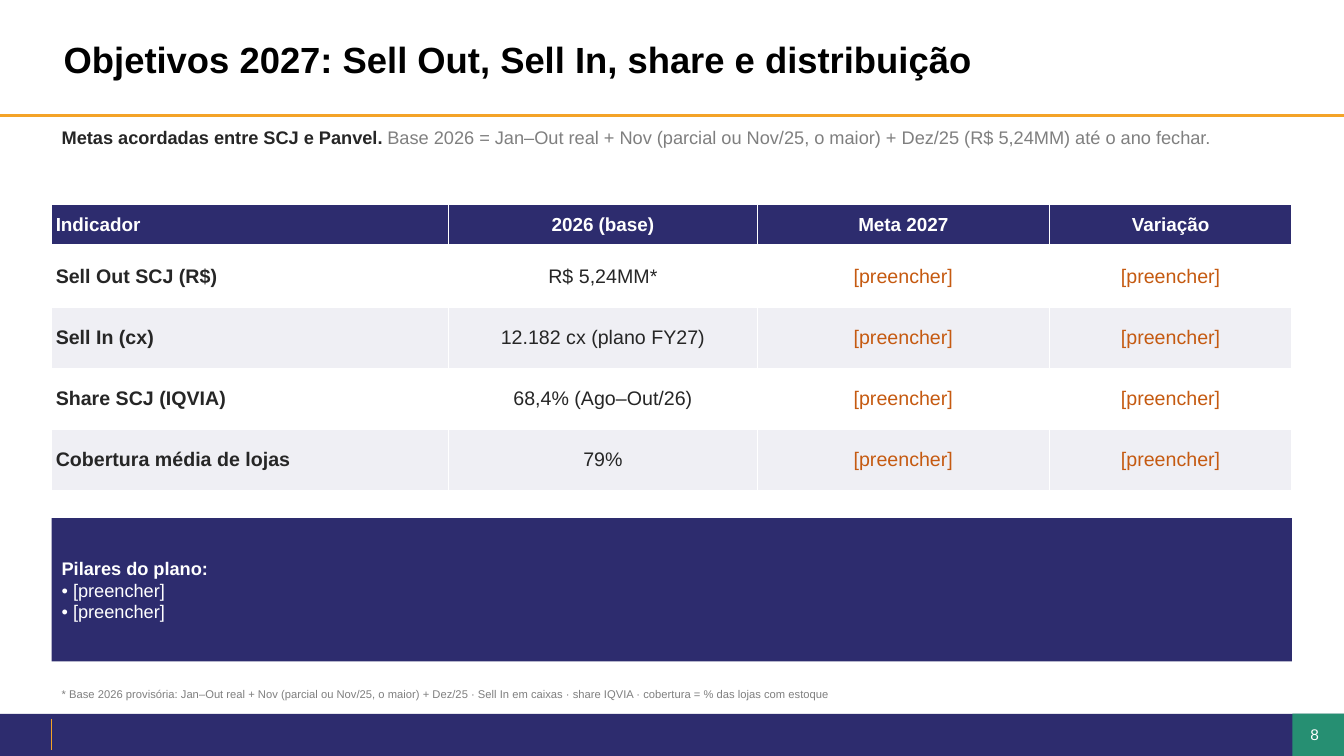
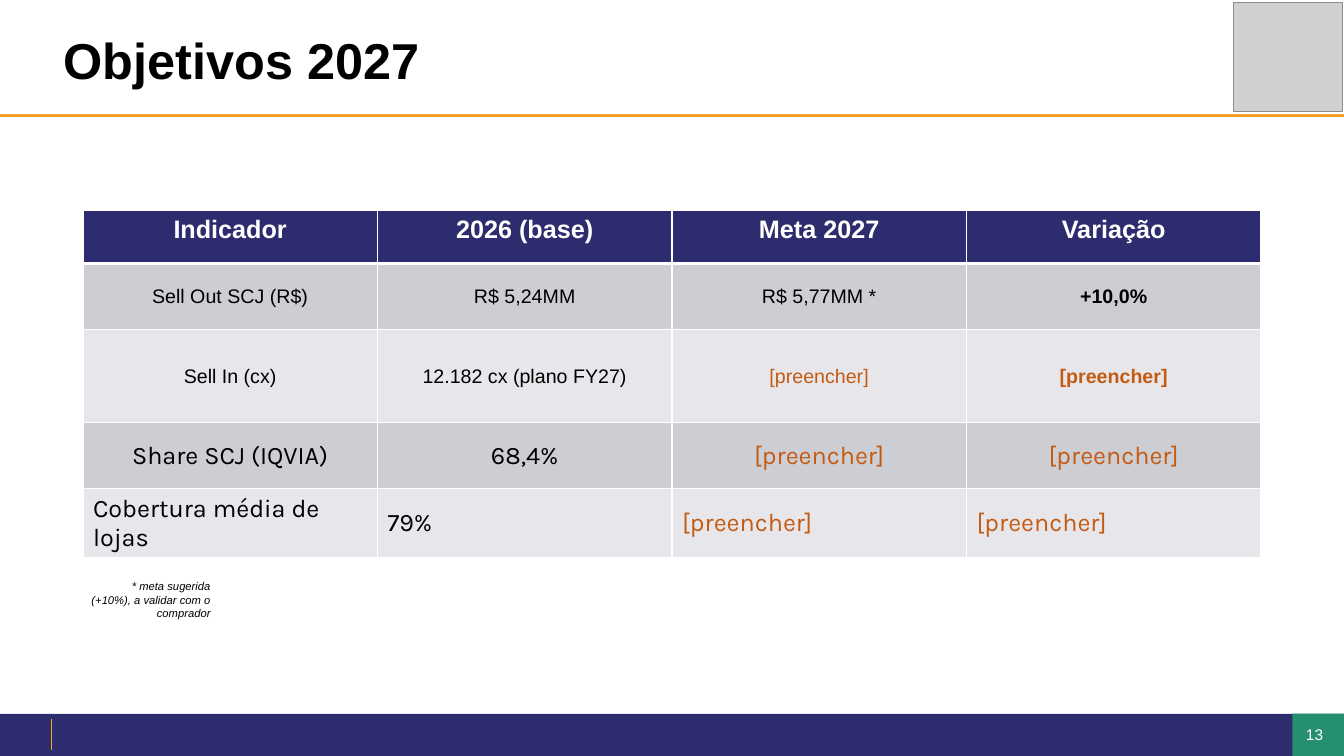
Before and after one commit to giovanoanjos27-del/Dashboard-Farma-sul, a slide deck: slide 13 of jbp/JBP2027_Panvel.pptx (slide 8 before the commit). Drawn at 1344x756 pixels with LibreOffice and Linux fonts; fonts in the diff are those of the drawing; grey boxes stand for pictures; background and template pictures are left out. Boxes give left, top, right and bottom in pixels: in the first picture for what was removed or moved away, otherwise in the second. Text is boxed around its words. In the diff, an @@ line names an element or a change of style, - is before the commit and + after.

```diff
--- a/jbp/JBP2027_Panvel.pptx
+++ b/jbp/JBP2027_Panvel.pptx
@@ rectangle added at (1177,11,1324,104), fill #FFFFFF @@
@@ picture added at (1234,3,1343,112) @@
@@ title at (64,42,419,89): text changed; size 26 to 36 pt @@
-Objetivos 2027: Sell Out, Sell In, share e distribuição
+Objetivos 2027
@@ text removed at (62,130,1210,148) @@
-Metas acordadas entre SCJ e Panvel. Base 2026 = Jan–Out real + Nov (parcial ou Nov/25, o maior) + Dez/25 (R$ 5,24MM) até o ano fechar.
@@ table at (83,211,1260,558) @@
-row 2: Sell Out SCJ (R$) | R$ 5,24MM* | [preencher] | [preencher]
+row 2: Sell Out SCJ (R$) | R$ 5,24MM | R$ 5,77MM * | +10,0%
-row 4, column 2: 68,4% (Ago–Out/26)
+row 4, column 2: 68,4%
@@ fill #FFFFFF to #CDCDD5 in 8 cells @@
@@ fill #EFEFF4 to #E8E8EB in 8 cells @@
@@ size 13.5 to 18 pt in "Indicador", "2026 (base)", "Meta 2027", "Variação" @@
@@ text colour #262626 to #000000 in "Sell Out SCJ (R$)", "Sell In (cx)", "12.182 cx (plano FY27)", "Share SCJ (IQVIA)" and 2 more places @@
@@ bold off in "Sell Out SCJ (R$)", "Sell In (cx)", "Share SCJ (IQVIA)", "Cobertura média de lojas" @@
@@ bold on in "[preencher]" @@
@@ size 14 to 18 pt, font Arial to Karla in "Share SCJ (IQVIA)", "[preencher]", "[preencher]", "Cobertura média de lojas" and 3 more places @@
@@ alignment left to centre @@
@@ alignment centre to left @@
@@ table: place and size @@
-table at (51,204,1293,490)
+table at (83,211,1260,558)
@@ rectangle removed at (51,518,1292,661) @@
-Pilares do plano:
-• [preencher]
-• [preencher]
@@ text added at (91,582,211,619), 8 pt, text #000000, italic @@
+* meta sugerida (+10%), a validar com o comprador
@@ text removed at (69,690,828,700) @@
-* Base 2026 provisória: Jan–Out real + Nov (parcial ou Nov/25, o maior) + Dez/25 · Sell In em caixas · share IQVIA · cobertura = % das lojas com estoque
@@ page number at (1293,715,1337,755): text changed @@
-8
+13
@@ page number at (1306,729,1323,740): text changed @@
-8
+13
```
Also in this commit, not shown: 4 other slides changed, 11 slides added, 9 slides removed, 7 other files.
